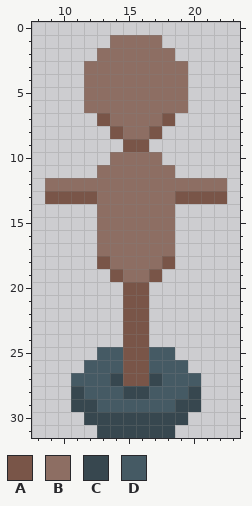
Two states of a pixel-art file, TinyRPG/Assets/Art/Enemy/Dummy/Dummy.aseprite. The first picture shows the starting point.
32x32 pixels, 1 frame. Shown: x 8..23, y 0..31.
Palette (. is transparent): A #795548  B #8d6e63  C #37474f  D #455a64
Pixels before, first column x 9:
 1 .....BBBB.....
 2 ....BBBBBB....
 3 ...BBBBBBBB...
 4 ...BBBBBBBB...
 5 ...BBBBBBBB...
 6 ...BBBBBBBB...
 7 ....ABBBBA....
 8 .....ABBA.....
 9 ......AA......
10 .....BBBB.....
11 ....BBBBBB....
12 BBBBBBBBBBBBBB
13 AAAABBBBBBAAAA
14 ....BBBBBB....
15 ....BBBBBB....
16 ....BBBBBB....
17 ....BBBBBB....
18 ....ABBBBA....
19 .....ABBA.....
20 ......AA......
21 ......AA......
22 ......AA......
23 ......AA......
24 ......AA......
25 ....DDAADD....
26 ...DDDAADDD...
27 ..DDDCAACDDD..
28 ..CDDDCCDDDC..
29 ..CCDDDDDDCC..
30 ...CCCCCCCC...
31 ....CCCCCC....
After:
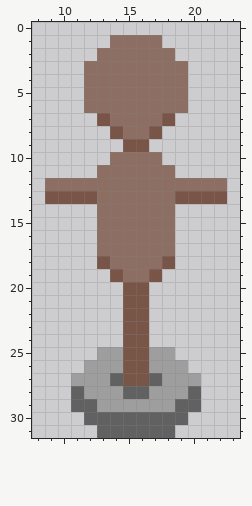
Commit message: Dummy Knockback better
The edit:
colour C: #37474f -> #616161
colour D: #455a64 -> #9e9e9e
Pixel boxes of the changes (left, top, right, bottom) in both pictures:
changed: (71, 347, 201, 438)
